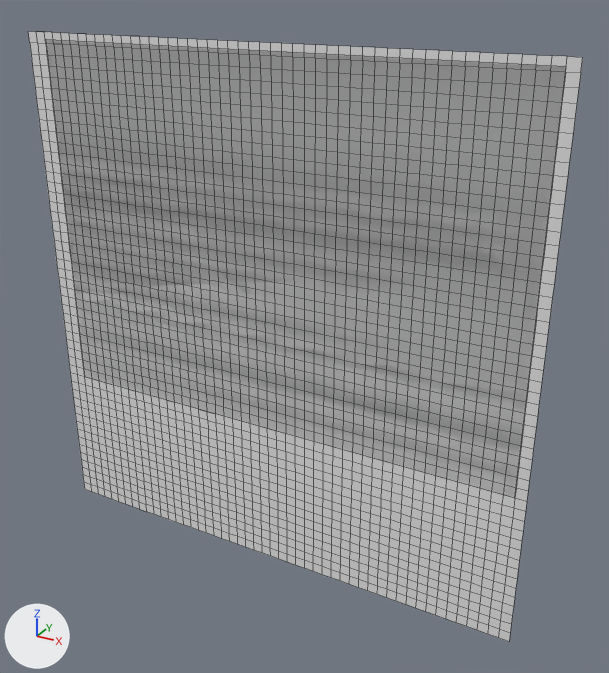
Before and after pictures for a commit that changed the OBJ model Assets/Tiled2Unity/Meshes/menu page.obj.
Rendered twice from a 50 mm lens placed at (388.0, -1924.0, 177.0), pointed at (-699.0, 51.0, -811.0). The lights are fixed; the arrows at lower left show +X, +Y and +Z. Mesh edges are drawn as thin lines. Where no turn or scale is listed for an object, it has been applied to the vertices.

In view in the first picture: 'menu page'.
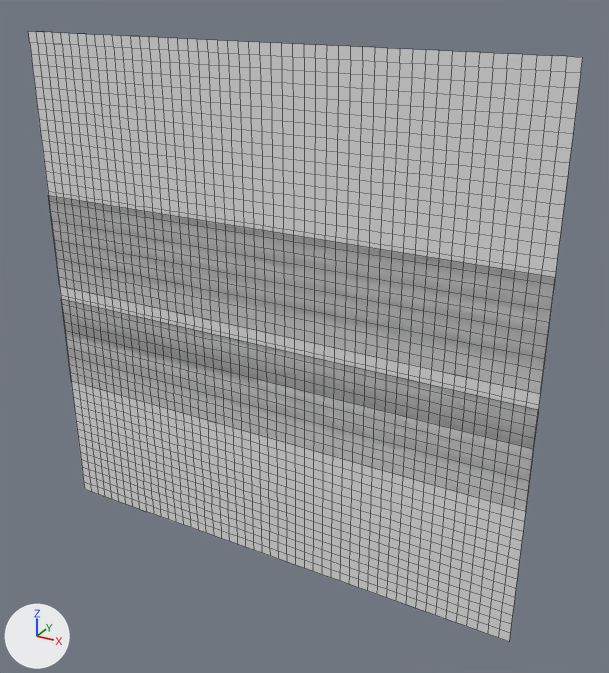
Pixel boxes [x1, y1, x2, y2] of what changed, in the pictures (609 x 673 px):
part 1 of me_menu_page, built on
    before: [47, 40, 566, 497]
    after: [49, 196, 555, 511]

The change in detail:
me_menu_page has 2604 vertices, 2501 faces and spans x -1600.0..0.0, y 0.0, z -1600.0..0.0.
me_menu_page is used by ob_menu_page; location (0.0, 0.0, 0.0).
Verts and faces of me_menu_page; kept vertices keep their numbers, new ones are numbered from 2604.
Before the commit, vertices of me_menu_page: 822 (0.0, 0.0, -800.0) at pixel (540, 394), 870 (-1600.0, 0.0, -800.0) at pixel (59, 286), 1216 (-32.0, 0.0, -1120.0) at pixel (514, 498), 1253 (0.0, 0.0, -1152.0) at pixel (525, 511), 1301 (-1600.0, 0.0, -1152.0) at pixel (71, 381).
Before the commit, vertices of me_menu_page: 2601 (-1532.0, 0.0, -1120.0) at pixel (85, 377), 2602 (-1532.0, 0.0, -20.0) at pixel (46, 39), 2603 (-32.0, 0.0, -20.0) at pixel (566, 66).
Part 1, on me_menu_page:
Vertices deleted: 2601, 2602, 2603 (with the faces that use them).
New vertices 2604 to 2607 stand at vertices 822, 870, 1253, 1301, in that order, plus (0.0, 0.0, 308.0).
New faces: (822, 870, 2605, 2604), (1253, 1301, 2607, 2606).
